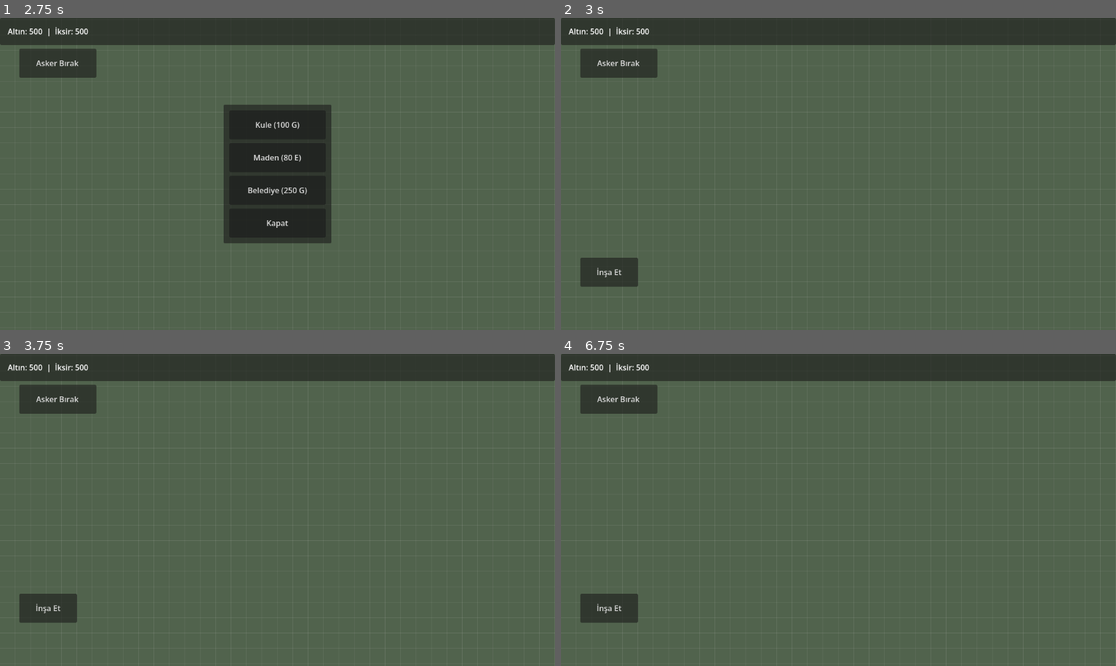
Above: before the commit, frames 1-4 (two rows, left to right).
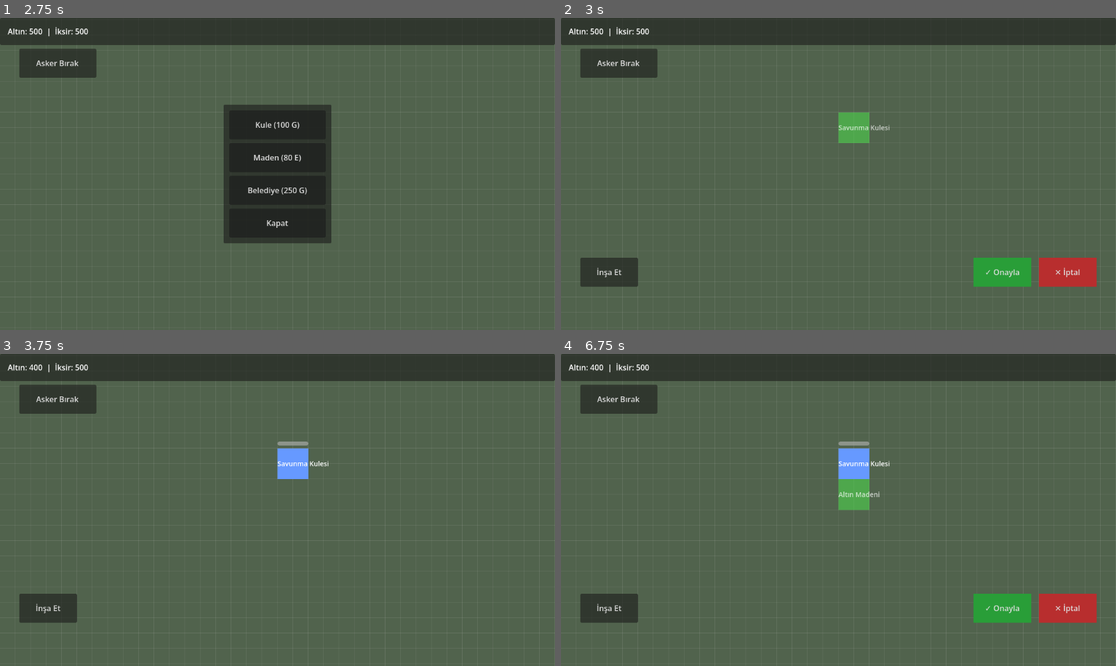
Above: after the commit, the same moments.

Repository: YazarKemal/ClashGame
Game: Godot game, scene res://scenes/main.tscn
The game is run twice, just before and just after one commit, with the same random seed, the same clock (stepped at 60 frames per second) and the same inputs.
Inputs (mouse positions are in pixels of both pictures, inside the frame that each line leads up to):
- Up to frame 1 (2.75 s): click "Asker Bırak" at 0.5 s; click "Kapat" at 1.25 s; click "İnşa Et" at 2 s
- Up to frame 2 (3 s): click "Kule (100 G)" at 2.75 s
- Up to frame 3 (3.75 s): click (444, 606) at 3.5 s, where only the run after the commit has a clickable "✓ Onayla"
- Up to frame 4 (6.75 s): click "Asker Bırak" at 4.25 s; click "Kapat" at 5 s; click "İnşa Et" at 5.75 s; click "Maden (80 E)" at 6.5 s

Frame 1 is identical in both runs. In frame 2, 2.5% of the frame differs, in the area x 49-97%, y 30-87%; in frame 3, 0.7%; in frame 4, 3.2%, in the area x 5-97%, y 3-87%.
Error before the commit: Parse Error: Cannot infer the type of "target" variable because the value doesn't have a set type. (res://scripts/building.gd:178)

Commit message:
fix: replace invalid type inference with explicit types in building and unit scripts
`:=` inferred Variant where the right-hand side was untyped (group lookups
returning null/Node), which fails to compile. Use explicit types and `is Node2D`
narrowing so get_nodes_in_group iterates safely.

Co-Authored-By: Claude Opus 4.7 <noreply@anthropic.com>

Diff:
--- a/scripts/building.gd
+++ b/scripts/building.gd
@@ -175,20 +175,21 @@
 	_attack_timer.timeout.connect(_attack)
 
 func _attack() -> void:
-	var target := _nearest_unit_in_range()
+	var target: Node2D = _nearest_unit_in_range()
 	if target == null:
 		return
 	_fire_bullet(target)
 	target.take_damage(ATTACK_DAMAGE)
 
-func _nearest_unit_in_range():
-	var best = null
+func _nearest_unit_in_range() -> Node2D:
+	var best: Node2D = null
 	var best_d := ATTACK_RANGE * ATTACK_RANGE + 1.0
 	for u in get_tree().get_nodes_in_group("units"):
-		var d := global_position.distance_squared_to(u.global_position)
-		if d <= ATTACK_RANGE * ATTACK_RANGE and d < best_d:
-			best = u
-			best_d = d
+		if u is Node2D:
+			var d: float = global_position.distance_squared_to(u.global_position)
+			if d <= ATTACK_RANGE * ATTACK_RANGE and d < best_d:
+				best = u
+				best_d = d
 	return best
 
 func _fire_bullet(target: Node2D) -> void:
--- a/scripts/unit.gd
+++ b/scripts/unit.gd
@@ -23,10 +23,10 @@
 	_hp_bar.value = hp
 
 func _physics_process(delta: float) -> void:
-	var target := _nearest_building()
+	var target: Node2D = _nearest_building()
 	if target == null:
 		return
-	var to_target := target.global_position - global_position
+	var to_target: Vector2 = target.global_position - global_position
 	if to_target.length() > ATTACK_RANGE:
 		position += to_target.normalized() * SPEED * delta
 	else:
@@ -35,14 +35,15 @@
 			target.take_damage(DAMAGE)
 			_attack_cd = ATTACK_INTERVAL
 
-func _nearest_building():
-	var best = null
+func _nearest_building() -> Node2D:
+	var best: Node2D = null
 	var best_d := INF
 	for b in get_tree().get_nodes_in_group("buildings"):
-		var d := global_position.distance_squared_to(b.global_position)
-		if d < best_d:
-			best = b
-			best_d = d
+		if b is Node2D:
+			var d: float = global_position.distance_squared_to(b.global_position)
+			if d < best_d:
+				best = b
+				best_d = d
 	return best
 
 func take_damage(amount: int) -> void:
